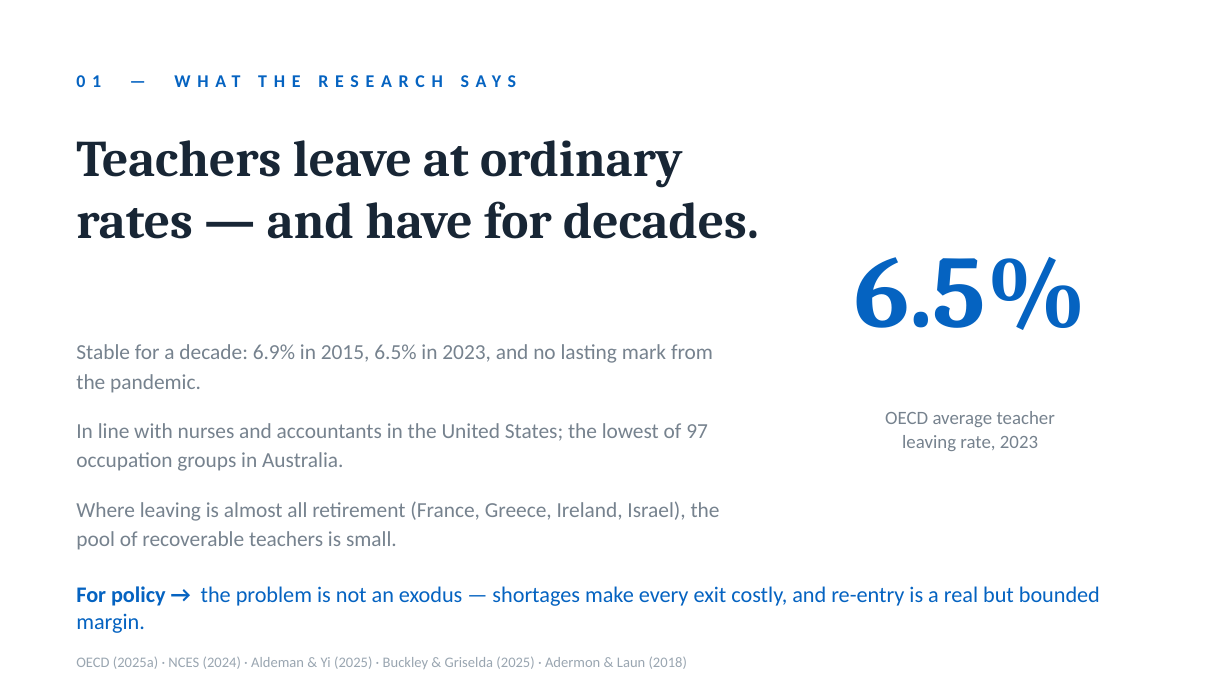
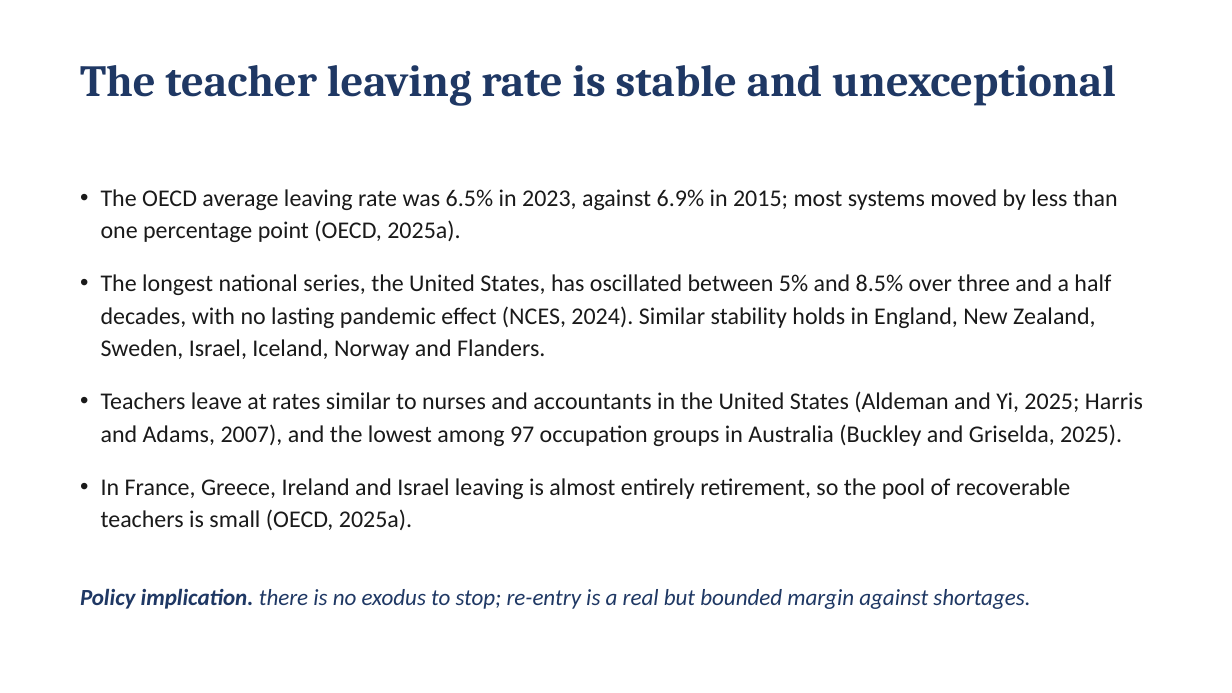
Before and after one commit to jedr1-ship-it/Former-Teachers, a slide deck: slide 2 of Former_Teachers_key_messages.pptx. Drawn at 1232x693 pixels with LibreOffice and Linux fonts; fonts in the diff are those of the drawing. Boxes give left, top, right and bottom in pixels: in the first picture for what was removed or moved away, otherwise in the second. Text is boxed around its words. In the diff, an @@ line names an element or a change of style, - is before the commit and + after.

```diff
--- a/Former_Teachers_key_messages.pptx
+++ b/Former_Teachers_key_messages.pptx
@@ text "The teacher leaving rate is ..." at (80,65,1116,106): vertical alignment middle to top @@
@@ text at (80,65,1116,106): text changed; size 10.5 to 26 pt; font Calibri to Cambria; text colour #0563C1 to #1F3864 @@
-01 — WHAT THE RESEARCH SAYS
+The teacher leaving rate is stable and unexceptional
@@ text at (101,189,1143,530): text changed; size 30 to 14 pt; font Cambria to Calibri; text colour #182635 to #1A1A1A; bold off @@
-Teachers leave at ordinary rates — and have for decades.
+• The OECD average leaving rate was 6.5% in 2023, against 6.9% in 2015; most systems moved by less than one percentage point (OECD, 2025a).
+• The longest national series, the United States, has oscillated between 5% and 8.5% over three and a half decades, with no lasting pandemic effect (NCES, 2024). Similar stability holds in England, New Zealand, Sweden, Israel, Iceland, Norway and Flanders.
+• Teachers leave at rates similar to nurses and accountants in the United States (Aldeman and Yi, 2025; Harris and Adams, 2007), and the lowest among 97 occupation groups in Australia (Buckley and Griselda, 2025).
+• In France, Greece, Ireland and Israel leaving is almost entirely retirement, so the pool of recoverable teachers is small (OECD, 2025a).
@@ text removed at (854,257,1086,330) @@
-6.5%
@@ text removed at (76,344,720,550) @@
-Stable for a decade: 6.9% in 2015, 6.5% in 2023, and no lasting mark from the pandemic.
-In line with nurses and accountants in the United States; the lowest of 97 occupation groups in Australia.
-Where leaving is almost all retirement (France, Greece, Ireland, Israel), the pool of recoverable teachers is small.
@@ text removed at (885,411,1055,451) @@
-OECD average teacher
-leaving rate, 2023
@@ text "Policy implication. there is no ..." at (80,588,1030,609): vertical alignment middle to top @@
@@ text at (80,588,1030,609): text changed; size 13 to 13.5 pt; text colour #0563C1 to #1F3864; italic on @@
-For policy → the problem is not an exodus — shortages make every exit costly, and re-entry is a real but bounded margin.
+Policy implication. there is no exodus to stop; re-entry is a real but bounded margin against shortages.
@@ text removed at (76,656,687,669) @@
-OECD (2025a) · NCES (2024) · Aldeman & Yi (2025) · Buckley & Griselda (2025) · Adermon & Laun (2018)
```
Also in this commit, not shown: 4 other slides changed, 2 slides added, 2 slides removed.
